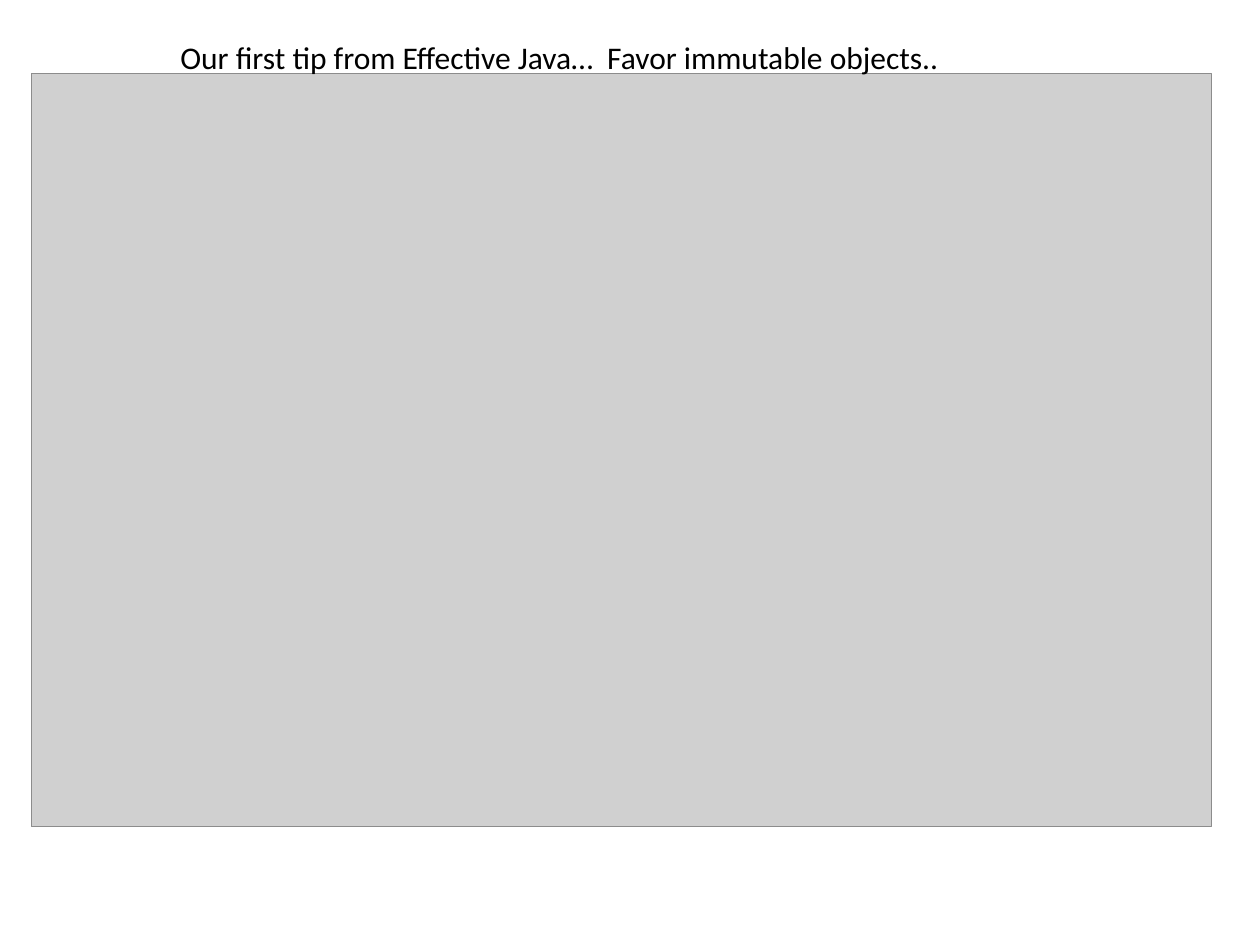
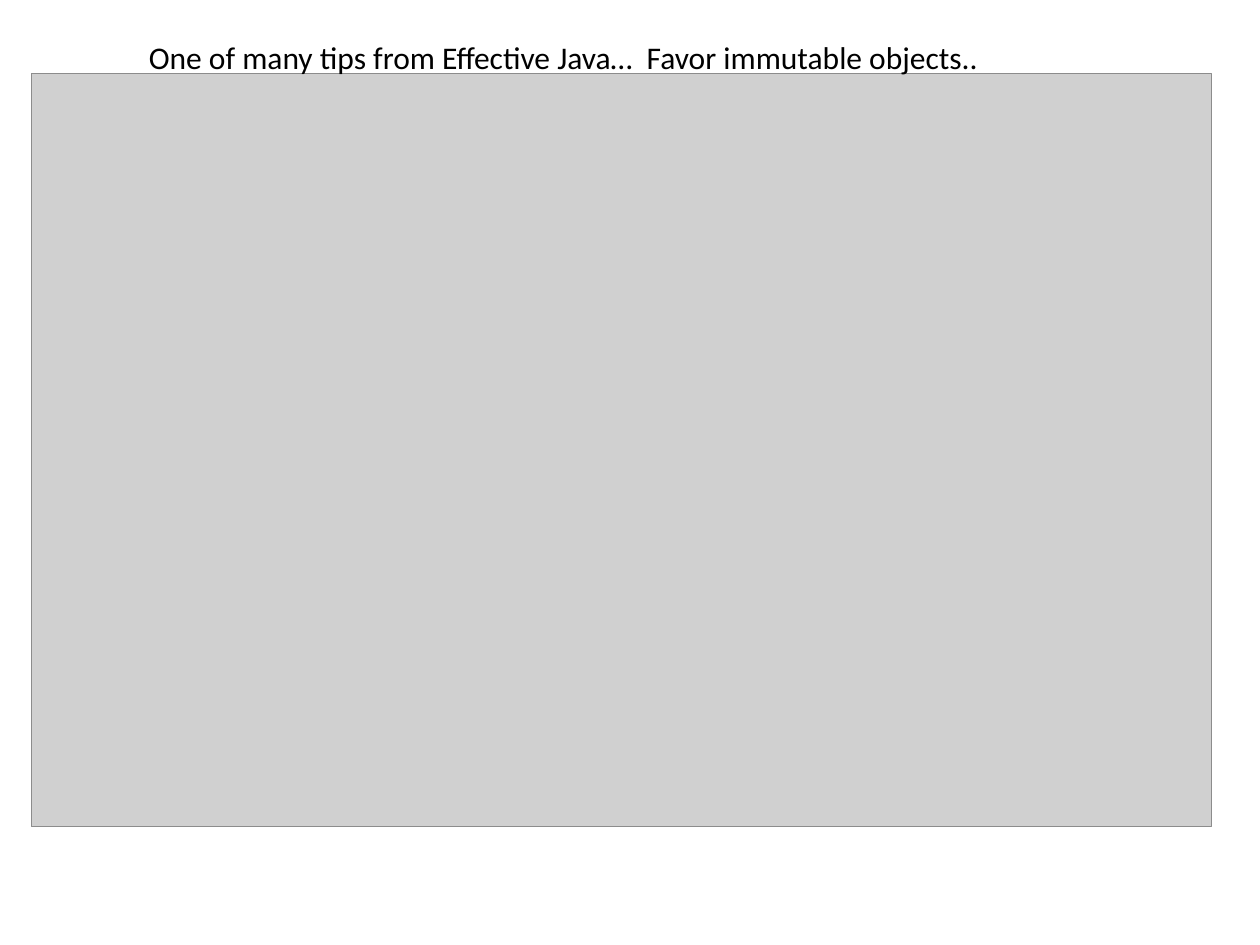
Before and after one commit to afodor/afodor.github.io, a slide deck: slide 14 of classes/prog2015/Prog3-Lecture4.pptx. Drawn at 1260x945 pixels with LibreOffice and Linux fonts; fonts in the diff are those of the drawing; grey boxes stand for pictures. Boxes give left, top, right and bottom in pixels: in the first picture for what was removed or moved away, otherwise in the second. Text is boxed around its words. In the diff, an @@ line names an element or a change of style, - is before the commit and + after.

Commit message:
small changes to lecture 4

```diff
--- a/classes/prog2015/Prog3-Lecture4.pptx
+++ b/classes/prog2015/Prog3-Lecture4.pptx
@@ text at (149, 47, 977, 76): text changed @@
-Our first tip from Effective Java… Favor immutable objects..
+One of many tips from Effective Java… Favor immutable objects..
```
